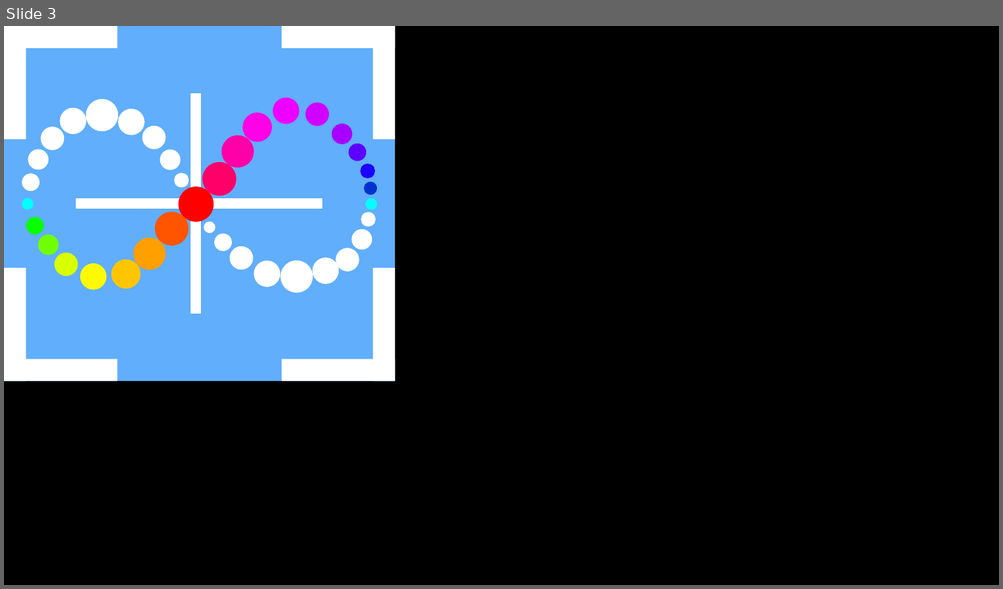
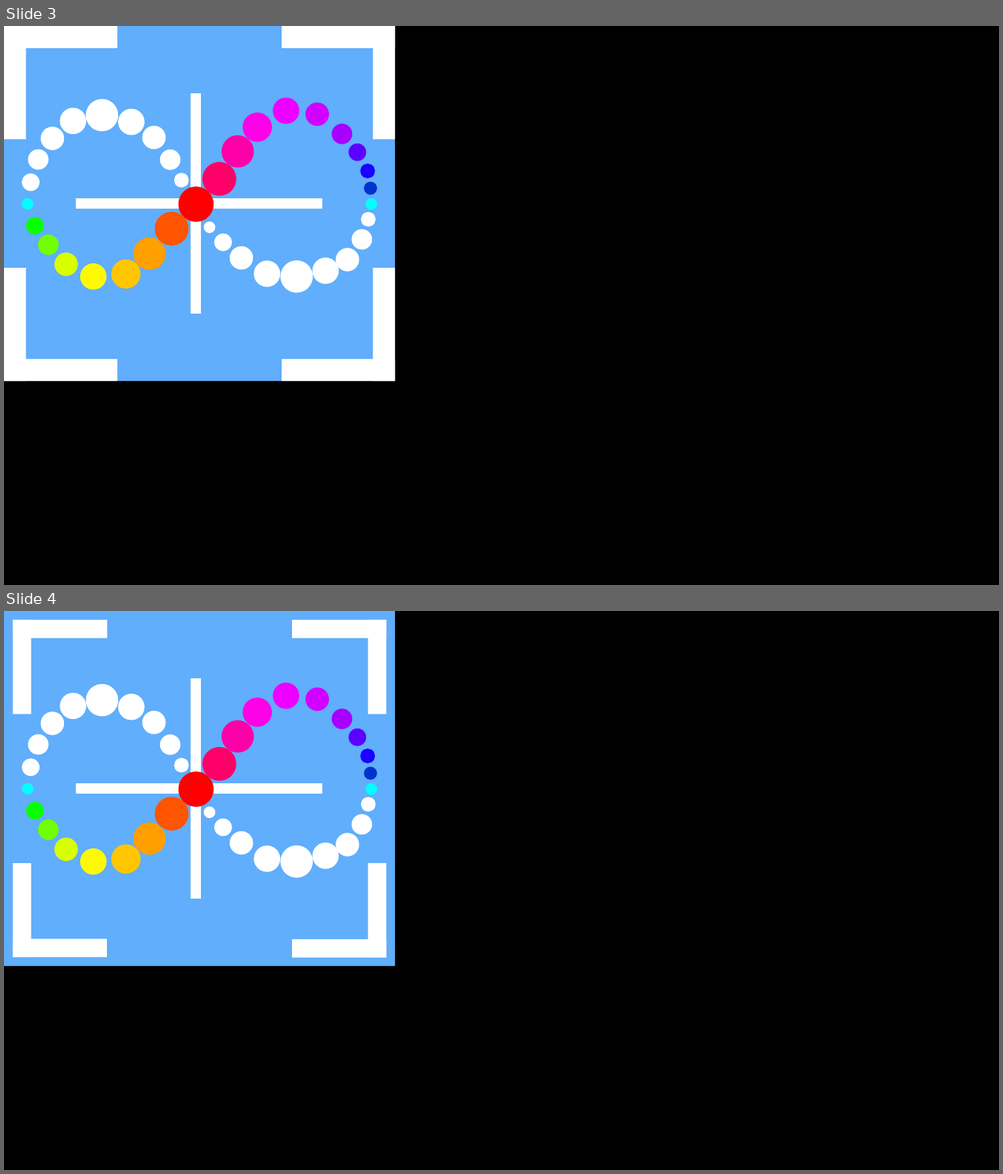
Before and after one commit to yuchung-chuang/WpfPlotDigitizer, a slide deck: resources/icon.pptx. Shown one above the other, each under a label of ours: slide 3 before the commit, slides 3 and 4 after it. The pictures are 1003x589 and 1003x1174 pixels, drawn with LibreOffice and Linux fonts; fonts in the diff are those of the drawing; background and template pictures are left out. Boxes give left, top, right and bottom in pixels: in the first picture for what was removed or moved away, otherwise in the second. Text is boxed around its words. In the diff, an @@ line names an element or a change of style, - is before the commit and + after.

```diff
--- a/resources/icon.pptx
+++ b/resources/icon.pptx
@@ slide 4 added at <box>4,611,999,1170</box>, background #000000 @@
@@ rounded rectangle added at <box>4,611,395,966</box>, fill #60AEFC @@
@@ rectangle added at <box>13,620,107,638</box>, fill #FFFFFF @@
@@ rectangle added at <box>13,620,31,715</box>, fill #FFFFFF @@
@@ rectangle added at <box>292,620,386,638</box>, fill #FFFFFF @@
@@ rectangle added at <box>368,620,387,715</box>, fill #FFFFFF @@
@@ group added at <box>22,678,377,899</box>: 37 ellipses, 2 lines @@
@@ rectangle added at <box>13,863,31,957</box>, fill #FFFFFF @@
@@ rectangle added at <box>368,863,387,957</box>, fill #FFFFFF @@
@@ rectangle added at <box>13,940,107,958</box>, fill #FFFFFF @@
@@ rectangle added at <box>292,940,386,958</box>, fill #FFFFFF @@
```
Also in this commit, not shown: 1 other slide added, 1 slide removed, 17 other files.
